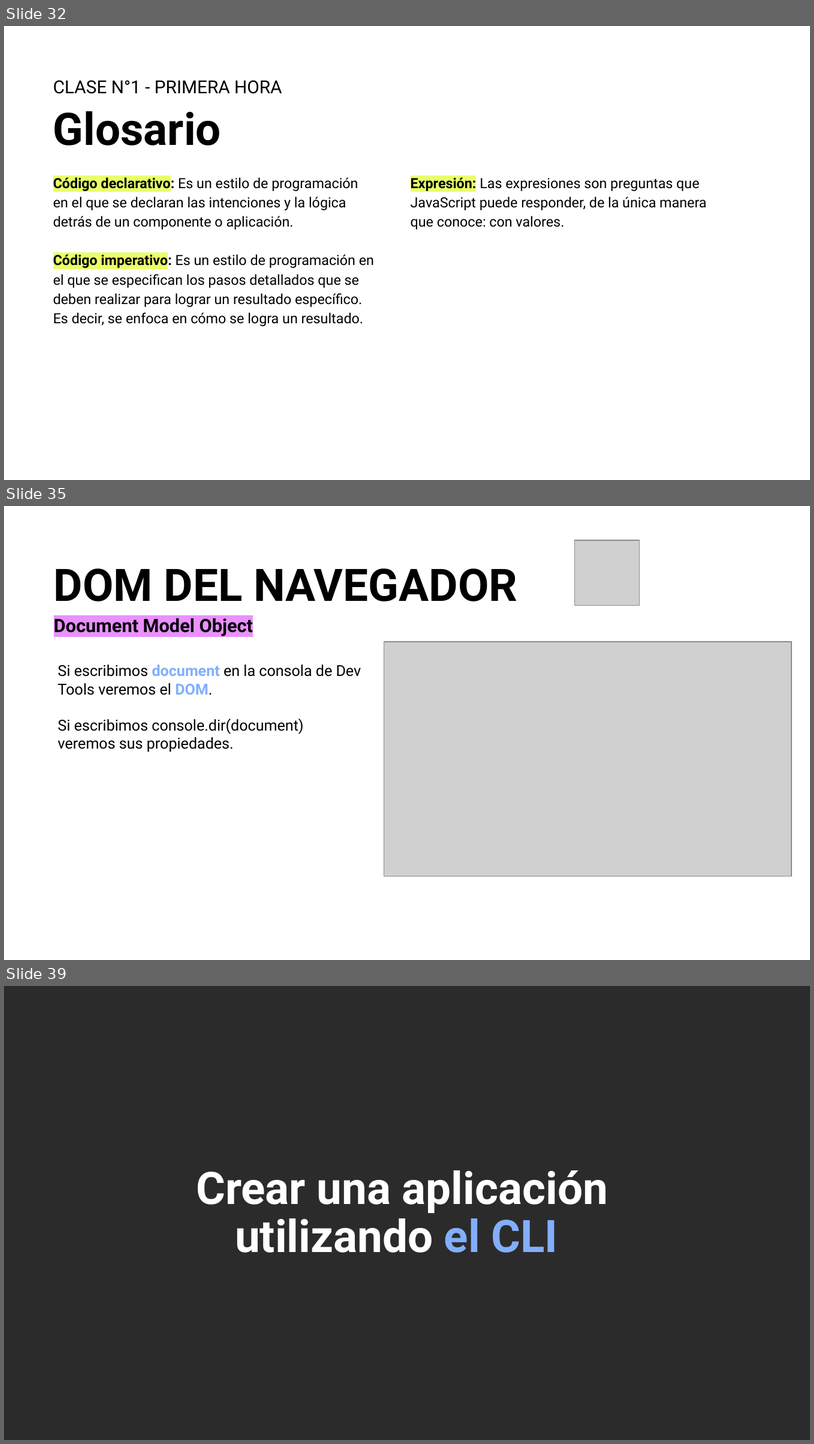
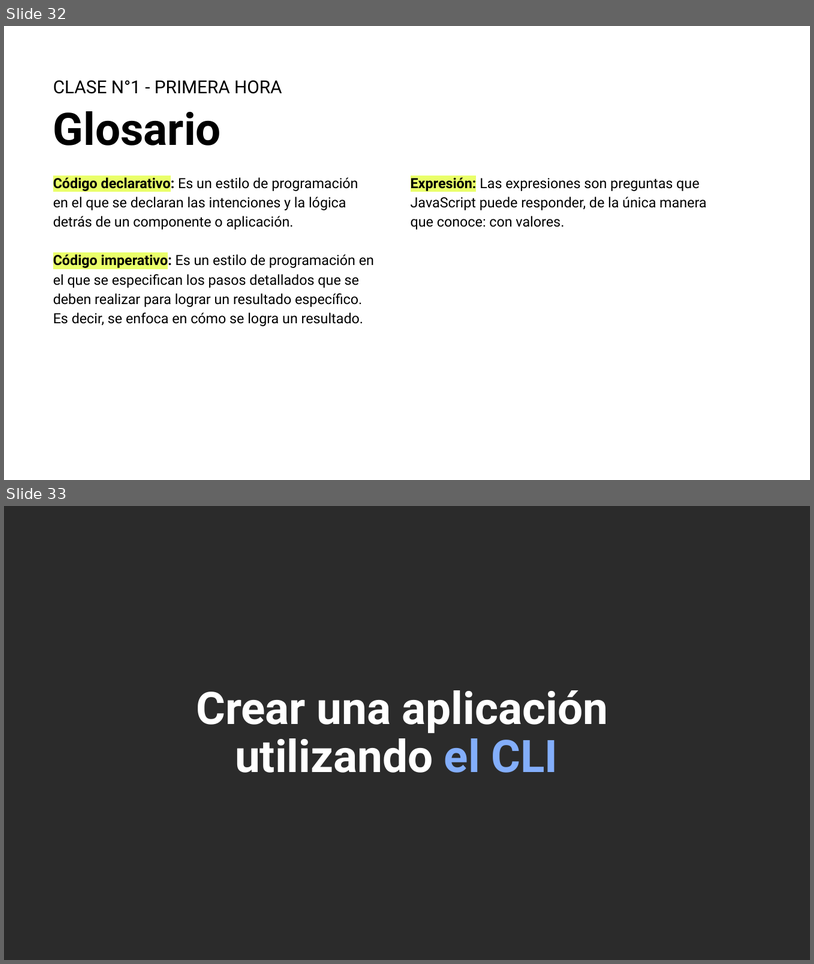
Before and after one commit to Arturogrottoli/Project-React-Js, a slide deck: Clase01/Unidad 1 - Clase en vivo.pptx. Shown one above the other, each under a label of ours: slides 32, 35 and 39 before the commit, slides 32 and 33 after it; the slides between them are not shown. The pictures are 814x1444 and 814x964 pixels, drawn with LibreOffice and Linux fonts; fonts in the diff are those of the drawing; grey boxes stand for pictures; background and template pictures are left out; a plain dark background stands for a picture behind light text. Boxes give left, top, right and bottom in pixels: in the first picture for what was removed or moved away, otherwise in the second. Text is boxed around its words. In the diff, an @@ line names an element or a change of style, - is before the commit and + after.

```diff
--- a/Clase01/Unidad 1 - Clase en vivo.pptx
+++ b/Clase01/Unidad 1 - Clase en vivo.pptx
@@ slide 35 removed at (4, 506, 810, 960), background #FFFFFF @@
@@ picture removed at (575, 540, 640, 605) @@
@@ text removed at (54, 568, 518, 636) @@
-DOM DEL NAVEGADOR
-Document Model Object
@@ picture removed at (384, 642, 792, 876) @@
@@ text removed at (58, 664, 362, 751) @@
-Si escribimos document en la consola de Dev Tools veremos el DOM.
-Si escribimos console.dir(document)
-veremos sus propiedades.
@@ what was slide 39 is now slide 33 @@
```
Also in this commit, not shown: 5 other slides removed.
